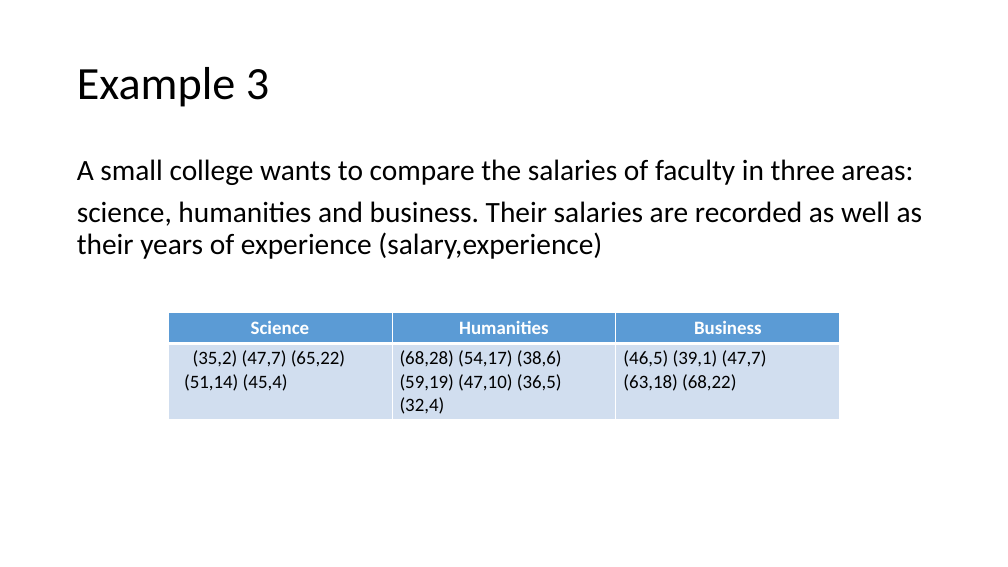
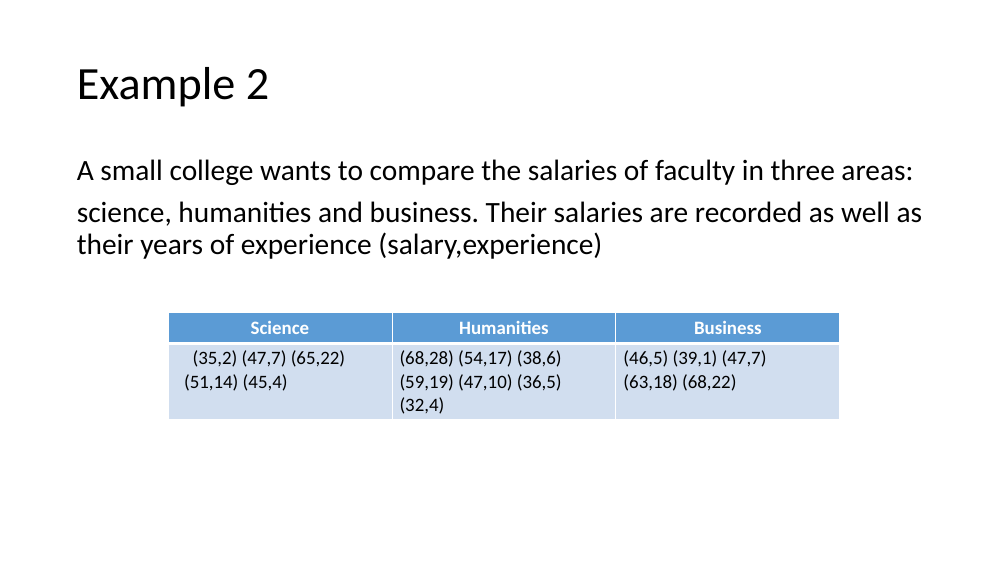
Before and after one commit to dhbrand/iaa_spring1_hw, a slide deck: slide 23 of d_of_e/slides/powerpoints/DOE Lecture 4.pptx (slide 29 before the commit). Drawn at 1008x567 pixels with LibreOffice and Linux fonts; fonts in the diff are those of the drawing. Boxes give left, top, right and bottom in pixels: in the first picture for what was removed or moved away, otherwise in the second. Text is boxed around its words. In the diff, an @@ line names an element or a change of style, - is before the commit and + after.

```diff
--- a/d_of_e/slides/powerpoints/DOE Lecture 4.pptx
+++ b/d_of_e/slides/powerpoints/DOE Lecture 4.pptx
@@ title at (x1=77, y1=67, x2=269, y2=107): text changed @@
-Example 3
+Example 2
```
Also in this commit, not shown: 2 slides added, 8 slides removed, 5 other files.
